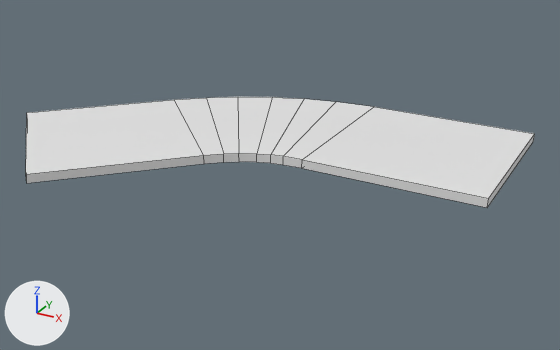
The FBX model Ludum dare/Assets/Graph/3D/Roads/SM_Road_Turn_45_Left.fbx as it was, and as the next commit left it.
Rendered twice from a camera (50 mm lens) standing at (7.4, -39.1, 15.9) and looking at (-12.2, -3.4, -2.0). The lights are fixed; the arrows at lower left show +X, +Y and +Z. Mesh edges are drawn as thin lines.

In view in the first picture: 'SM_Road_Turn_45_Left'.
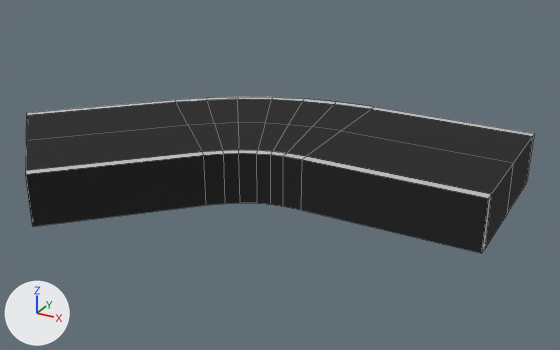
Commit message: Update roads

The change, as JSON lines over the scene's bpy script:
```json
{"op": "add", "block": "img_texture_png", "code": ["img_texture_png = load_image('Texture.png', '../Texture.png', 1000, 1000, 'sRGB')"]}
{"op": "add", "block": "mat_mt_turbopanda", "code": ["mat_mt_turbopanda = principled_material('MT_TurboPanda')", "mat_mt_turbopanda.texture = img_texture_png", "mat_mt_turbopanda.roughness = 1.0"]}
{"block": "me_cube_048", "where": "# used by ob_sm_road_turn_45_left; location = (0.0, 0.0, 0.0)"}
{"op": "remove", "block": "me_cube_048", "code": "me_cube_048.from_pydata(...)  # 36 vertices, 34 faces; spans x -28.5..0.0, y -13.5..5.0, z -0.5..0.0"}
{"op": "add", "block": "me_cube_048", "code": "me_cube_048.from_pydata(...)  # 90 vertices, 88 faces; spans x -28.5..0.0, y -13.5..5.0, z -3.0..0.0"}
{"block": "me_cube_048", "change": "me_cube_048 part 1"}
{"block": "me_cube_048", "change": "18 faces are deleted"}
{"block": "me_cube_048", "change": "18 vertices in x -28.5..0.0, y -13.5..5.0, z -0.5 move by (0.0, 0.0, -2.5)"}
{"block": "me_cube_048", "change": "54 vertices are added at x -28.2..0.0, y -13.2..4.5, z -3.0..0.0"}
{"block": "me_cube_048", "change": "72 new faces join them"}
{"block": "me_cube_048", "change": "me_cube_048 part 2: 16 faces spanning x -28.5..0.0, y -13.5..5.0, z -3.0..0.0 switch from no material to mat_mt_turbopanda (picture img_texture_png)"}
```

Boxes (x1, y1, x2, y2) around the edits, measured in the pictures (560 x 350 px):
```json
{"object": "SM_Road_Turn_45_Left", "change": "reshaped", "before": [26, 97, 534, 208], "after": [26, 97, 534, 253], "on screen": "40% taller"}
{"part": 1, "of": "me_cube_048", "change": "built on", "before": [26, 97, 534, 208], "after": [26, 97, 534, 253]}
{"part": 2, "of": "me_cube_048", "change": "recoloured", "before": [26, 153, 489, 208], "after": [26, 153, 489, 253], "on screen": "grey to black"}
```
